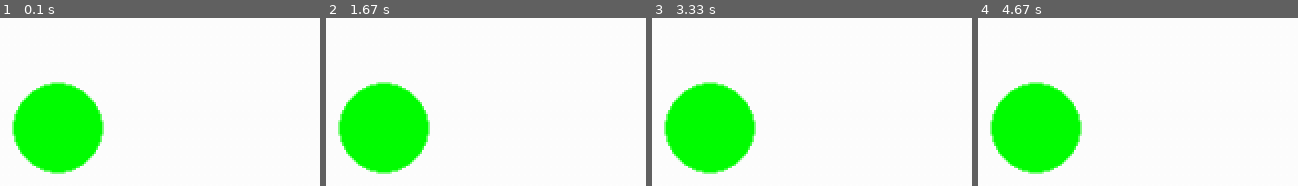
Above: before the commit, frames 1-4 (left to right).
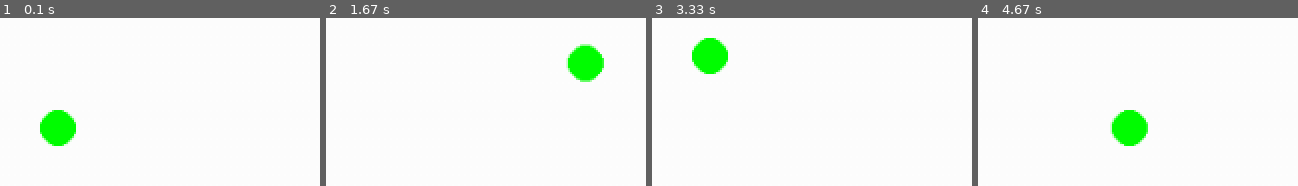
Above: after the commit, the same moments.

Repository: Morbanaa/Learning-Pygame
Game: pygame game, started from main.py
Two runs of this game, one before a commit and one after it. Both use one fixed random seed, a clock stepped at 60 frames per second and the inputs below.
Inputs:
- Up to frame 1 (0.1 s): no input
- Up to frame 2 (1.67 s): hold D 0.33-0.8 s; hold W 0.83-1.13 s; hold D 1.17-1.63 s
- Up to frame 3 (3.33 s): hold A 1.67-2.2 s; hold S 2.23-2.53 s; hold A 2.57-2.97 s; hold W from 3 s (still down)
- Up to frame 4 (4.67 s): release W at 3.37 s; hold D 3.4-4.03 s; hold S 4.07-4.43 s; hold A from 4.47 s (still down)

The runs differ from the first frame. In frame 1, 10% of the frame differs, in the area x 3-33%, y 38-93%; in frame 2, 14%, in the area x 3-87%, y 15-93%; in frame 3, 14%; in frame 4, 14%.

Commit message:
Added player movement by updating player x and y pos with key strokes

Diff:
--- a/main.py
+++ b/main.py
@@ -25,10 +25,19 @@
         if event.type == pygame.QUIT:
             running = False
     # Update
+    keys = pygame.key.get_pressed()
 
+    if keys[pygame.K_w]:
+        player.ypos -=2
+    if keys[pygame.K_s]:
+        player.ypos +=2
+    if keys[pygame.K_a]:
+        player.xpos -=2
+    if keys[pygame.K_d]:
+        player.xpos +=2
 
     # Draw
     screen.fill((255,255,255))
-    pygame.draw.circle(screen, (0, 255, 0), (player.xpos , player.ypos), 25)
+    pygame.draw.circle(screen, (0, 255, 0), (player.xpos , player.ypos), 10)
     pygame.display.update()
 pygame.quit()
